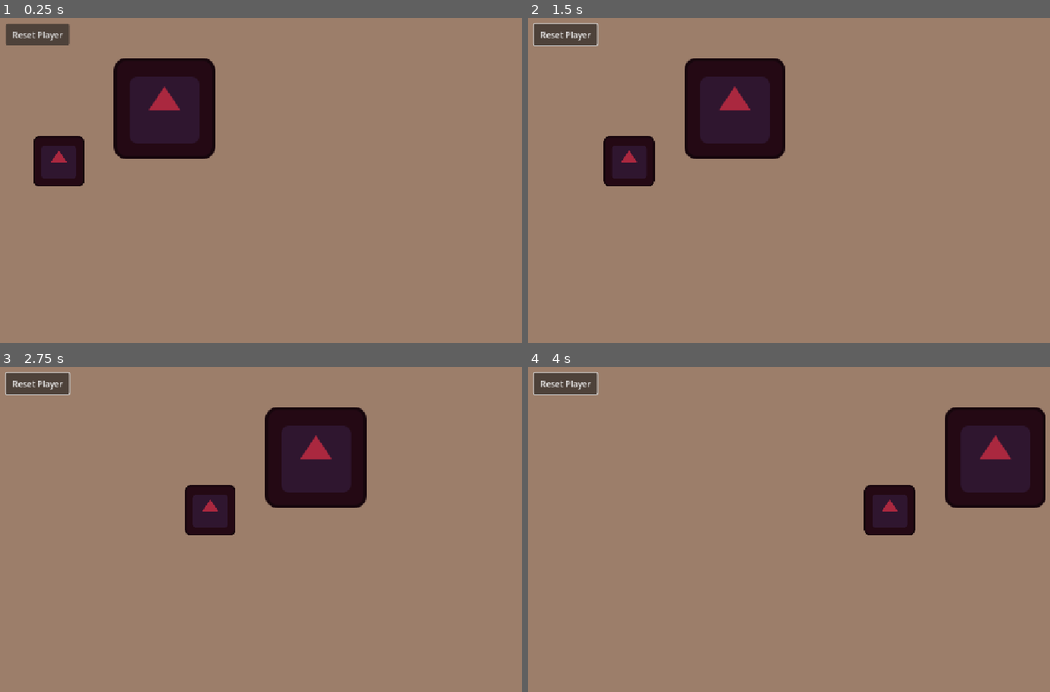
Above: before the commit, frames 1-4 (two rows, left to right).
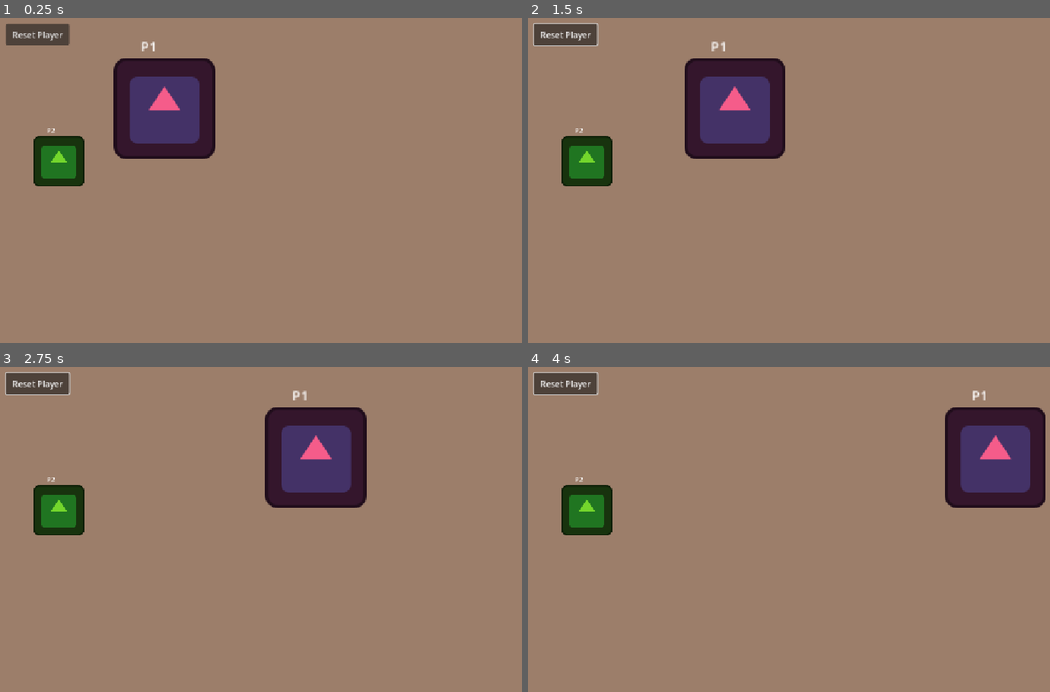
Above: after the commit, the same moments.

Repository: metinsut/godot-learning
Game: Godot game, scene res://lessons/lesson_01/lesson_01.tscn
The game is run twice, just before and just after one commit, with the same random seed, the same clock (stepped at 60 frames per second) and the same inputs. The engine's default icon, where the game draws it, is replaced by a stand-in: a white triangle on a blue panel in a dark square.
Inputs (mouse positions are in pixels of both pictures, inside the frame that each line leads up to):
- Up to frame 1 (0.25 s): no input
- Up to frame 2 (1.5 s): click "Reset Player" at 0.5 s; move the mouse to (961, 167) at 1.27 s; hold Right (ui_right) from 1.28 s (still down); tap E at 1.35 s; click (961, 167) at 1.42 s
- Up to frame 3 (2.75 s): release Right (ui_right) at 2 s; drag from (177, 552) to (271, 601) at 2.02 s
- Up to frame 4 (4 s): move the mouse to (888, 458) at 2.77 s; hold Right (ui_right) 2.78-3.5 s; tap Tab at 2.85 s; drag from (799, 601) to (642, 480) at 3.52 s

The runs differ from the first frame. In frame 1, 4.3% of the frame differs, in the area x 6-39%, y 7-52%; in frame 2, 5.5%; in frame 3, 5.8%; in frame 4, 5.8%, in the area x 6-97%, y 7-52%.

Commit message:
update config & scripts

Diff:
--- /dev/null
+++ b/lessons/lesson_01/fast_player_config.tres
@@ -0,0 +1,15 @@
+[gd_resource type="Resource" script_class="PlayerConfig" format=3 uid="uid://b6rm1rewk5m20"]
+
+[ext_resource type="Script" uid="uid://cg3qxmfbkrbk5" path="res://lessons/lesson_01/player_config.gd" id="1_wtqfb"]
+
+[resource]
+script = ExtResource("1_wtqfb")
+speed = 800.0
+start_position = Vector2(500, 80)
+body_color = Color(0.45145005, 0.8389096, 0.17090586, 1)
+left_action = &"p2_left"
+right_action = &"p2_right"
+up_action = &"p2_up"
+down_action = &"p2_down"
+display_name = "P2"
+metadata/_custom_type_script = "uid://cg3qxmfbkrbk5"
--- a/lessons/lesson_01/lesson_01.tscn
+++ b/lessons/lesson_01/lesson_01.tscn
@@ -1,6 +1,7 @@
 [gd_scene format=3 uid="uid://cg2oxtkwxcpln"]
 
 [ext_resource type="PackedScene" uid="uid://b2wkqyp0cymy1" path="res://lessons/lesson_01/player.tscn" id="1_w4oya"]
+[ext_resource type="Resource" uid="uid://b6rm1rewk5m20" path="res://lessons/lesson_01/fast_player_config.tres" id="2_ot3in"]
 
 [node name="Lesson01" type="Node2D" unique_id=216094748]
 
@@ -29,6 +30,7 @@
 [node name="Player2" parent="." unique_id=926383513 instance=ExtResource("1_w4oya")]
 position = Vector2(120, 280)
 scale = Vector2(0.75, 0.75)
+config = ExtResource("2_ot3in")
 
 [connection signal="pressed" from="ResetButton" to="Player" method="_on_reset_button_pressed"]
 [connection signal="pressed" from="ResetButton" to="Player2" method="_on_reset_button_pressed"]
--- a/lessons/lesson_01/player.gd
+++ b/lessons/lesson_01/player.gd
@@ -2,17 +2,41 @@
 
 @export var config: PlayerConfig
 
+@onready var body: Sprite2D = $Body
+@onready var name_label: Label = $NameLabel
 var start_position := Vector2.ZERO
 
 func _ready() -> void:
 	start_position = position
+	_apply_config()
+
+func _apply_config() -> void:
+	if config == null:
+		return
+
+	body.modulate = config.body_color
+	name_label.text = config.display_name
 
 func _process(delta: float) -> void:
 	if config == null:
 		return
 
-	var direction := Input.get_vector("ui_left", "ui_right", "ui_up", "ui_down")
+	var direction := _get_input_direction()
+	_move(direction, delta)
+
+func _move(direction: Vector2, delta: float) -> void:
 	position += direction * config.speed * delta
 
+func _get_input_direction() -> Vector2:
+	return Input.get_vector(
+		config.left_action,
+		config.right_action,
+		config.up_action,
+		config.down_action,
+	)
+
 func _on_reset_button_pressed() -> void:
+	reset_position()
+
+func reset_position() -> void:
 	position = start_position
--- a/lessons/lesson_01/player.tscn
+++ b/lessons/lesson_01/player.tscn
@@ -11,3 +11,10 @@
 [node name="Body" type="Sprite2D" parent="." unique_id=1973291950]
 modulate = Color(0.66420865, 0.15682766, 0.24879918, 1)
 texture = ExtResource("3_tjegh")
+
+[node name="NameLabel" type="Label" parent="." unique_id=1144453325]
+offset_left = -30.0
+offset_top = -90.0
+offset_right = 19.0
+offset_bottom = -67.0
+text = "Player"
--- a/lessons/lesson_01/player_config.gd
+++ b/lessons/lesson_01/player_config.gd
@@ -3,3 +3,10 @@
 
 @export var speed := 250.0
 @export var start_position := Vector2(320, 180)
+@export var body_color := Color.WHITE
+
+@export var left_action: StringName = &"ui_left"
+@export var right_action: StringName = &"ui_right"
+@export var up_action: StringName = &"ui_up"
+@export var down_action: StringName = &"ui_down"
+@export var display_name := "Player"
--- a/lessons/lesson_01/player_config.tres
+++ b/lessons/lesson_01/player_config.tres
@@ -6,4 +6,6 @@
 script = ExtResource("1_s77dn")
 speed = 400.0
 start_position = Vector2(500, 80)
+body_color = Color(0.96152157, 0.35971904, 0.5402804, 1)
+display_name = "P1"
 metadata/_custom_type_script = "uid://cg3qxmfbkrbk5"
--- a/project.godot
+++ b/project.godot
@@ -20,6 +20,29 @@
 window/stretch/mode="canvas_items"
 window/stretch/aspect="expand"
 
+[input]
+
+p2_left={
+"deadzone": 0.2,
+"events": [Object(InputEventKey,"resource_local_to_scene":false,"resource_name":"","device":-1,"window_id":0,"alt_pressed":false,"shift_pressed":false,"ctrl_pressed":false,"meta_pressed":false,"pressed":false,"keycode":0,"physical_keycode":65,"key_label":0,"unicode":97,"location":0,"echo":false,"script":null)
+]
+}
+p2_right={
+"deadzone": 0.2,
+"events": [Object(InputEventKey,"resource_local_to_scene":false,"resource_name":"","device":-1,"window_id":0,"alt_pressed":false,"shift_pressed":false,"ctrl_pressed":false,"meta_pressed":false,"pressed":false,"keycode":0,"physical_keycode":68,"key_label":0,"unicode":100,"location":0,"echo":false,"script":null)
+]
+}
+p2_up={
+"deadzone": 0.2,
+"events": [Object(InputEventKey,"resource_local_to_scene":false,"resource_name":"","device":-1,"window_id":0,"alt_pressed":false,"shift_pressed":false,"ctrl_pressed":false,"meta_pressed":false,"pressed":false,"keycode":0,"physical_keycode":87,"key_label":0,"unicode":119,"location":0,"echo":false,"script":null)
+]
+}
+p2_down={
+"deadzone": 0.2,
+"events": [Object(InputEventKey,"resource_local_to_scene":false,"resource_name":"","device":-1,"window_id":0,"alt_pressed":false,"shift_pressed":false,"ctrl_pressed":false,"meta_pressed":false,"pressed":false,"keycode":0,"physical_keycode":83,"key_label":0,"unicode":115,"location":0,"echo":false,"script":null)
+]
+}
+
 [physics]
 
 3d/physics_engine="Jolt Physics"
